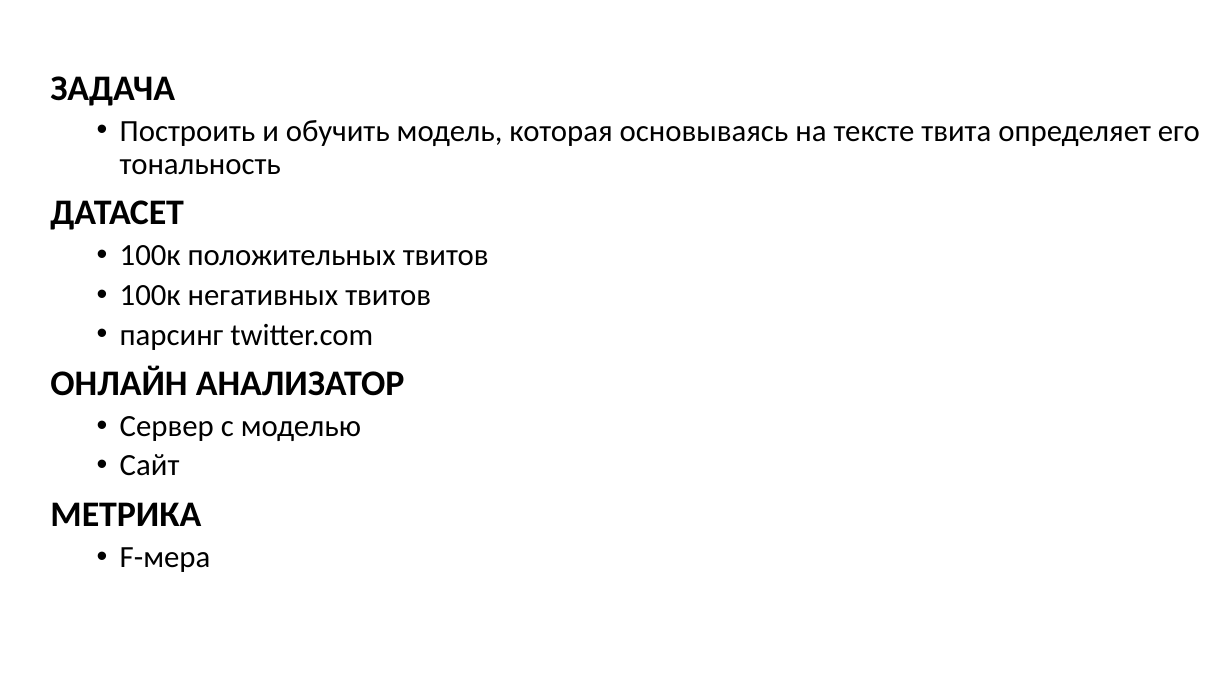
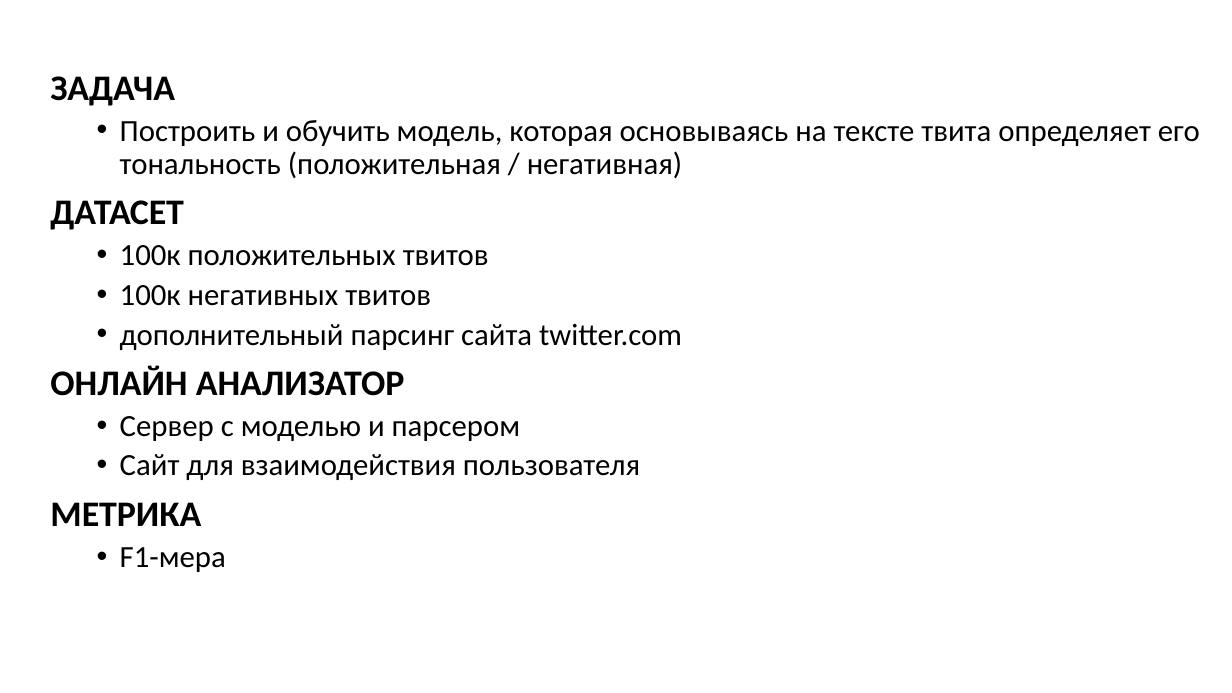
Before and after one commit to LoskutovAnton/Tweets-Sentiment-Analysis, a slide deck: slide 2 of twiton.pptx. Drawn at 1232x693 pixels with LibreOffice and Linux fonts; fonts in the diff are those of the drawing; background and template pictures are left out. Boxes give left, top, right and bottom in pixels: in the first picture for what was removed or moved away, otherwise in the second. Text is boxed around its words. In the diff, an @@ line names an element or a change of style, - is before the commit and + after.

Commit message:
presentation upd

```diff
--- a/twiton.pptx
+++ b/twiton.pptx
@@ text at box(120, 120, 1200, 178): text changed @@
-  • Построить и обучить модель, которая основываясь на тексте твита определяет его тональность
+  • Построить и обучить модель, которая основываясь на тексте твита определяет его тональность (положительная / негативная)
@@ text at box(120, 324, 682, 350): text changed @@
-  • парсинг twitter.com
+  • дополнительный парсинг сайта twitter.com
@@ text at box(120, 416, 640, 480): text changed @@
-  • Сервер с моделью
-  • Сайт
+  • Сервер с моделью и парсером
+  • Сайт для взаимодействия пользователя
@@ text at box(120, 547, 226, 572): text changed @@
-  • F-мера
+  • F1-мера
```
Also in this commit, not shown: 6 other slides changed, 8 slides added, 6 slides removed, 1 other file.
